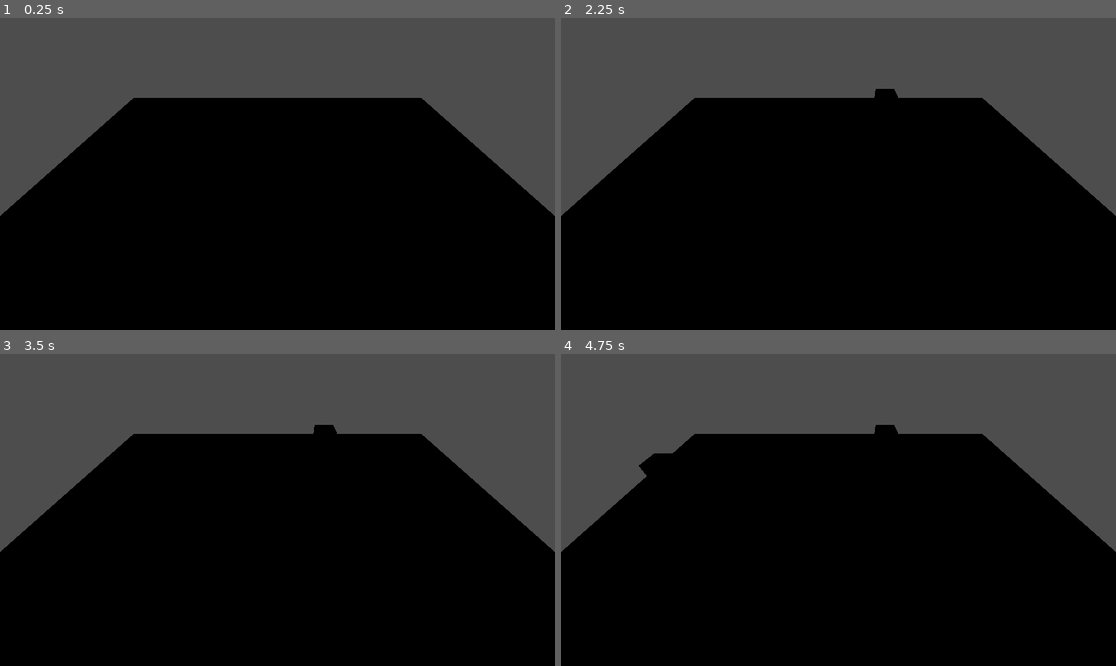
Above: before the commit, frames 1-4 (two rows, left to right).
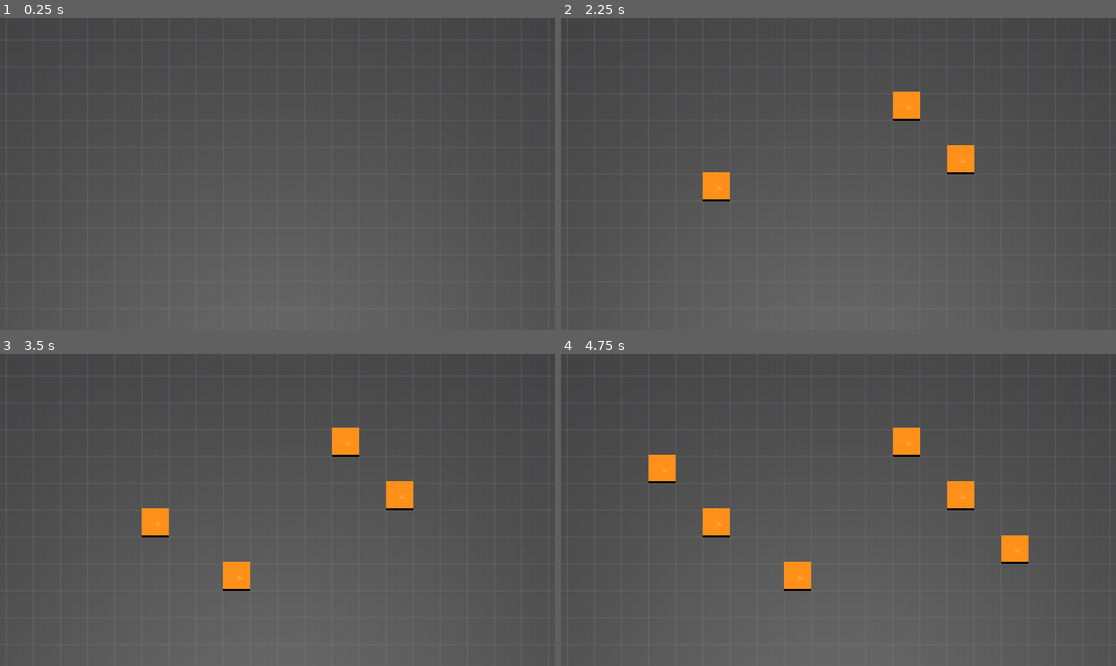
Above: after the commit, the same moments.

Repository: jorie100/Lander
Game: Godot game, scene res://scenes/DebugScene.tscn
Two runs of this game, one before a commit and one after it. Both use one fixed random seed, a clock stepped at 60 frames per second and the inputs below.
Inputs (mouse positions are in pixels of both pictures, inside the frame that each line leads up to):
- Up to frame 1 (0.25 s): no input
- Up to frame 2 (2.25 s): tap Enter at 0.5, 2 s; move the mouse to (960, 158) at 0.52 s; press the mouse at (960, 158) at 0.53 s; tap Space at 1.25 s; move the mouse to (727, 189) at 1.27 s; release the mouse at (727, 189) at 1.28 s; click (727, 189) at 1.35 s; move the mouse to (894, 105) at 2.02 s; press the mouse at (894, 105) at 2.03 s
- Up to frame 3 (3.5 s): tap Space at 2.75 s; move the mouse to (249, 572) at 2.77 s; release the mouse at (249, 572) at 2.78 s; click (249, 572) at 2.85 s
- Up to frame 4 (4.75 s): tap Enter at 3.5 s; move the mouse to (1005, 556) at 3.52 s; press the mouse at (1005, 556) at 3.53 s; tap Space at 4.25 s; move the mouse to (672, 463) at 4.27 s; release the mouse at (672, 463) at 4.28 s; click (672, 463) at 4.35 s

The runs differ from the first frame. In frame 1, 65% of the frame differs, in the area x 0-100%, y 24-100%; in frame 2, 65%; in frame 3, 65%; in frame 4, 65%, in the area x 0-100%, y 22-100%.

Commit message:
Changed to orthogonal camera

Diff:
--- a/scenes/DebugScene.tscn
+++ b/scenes/DebugScene.tscn
@@ -1,11 +1,19 @@
-[gd_scene load_steps=7 format=3 uid="uid://dsfwb1tquup73"]
+[gd_scene load_steps=9 format=3 uid="uid://dsfwb1tquup73"]
 
 [ext_resource type="PackedScene" uid="uid://cnijw8yrtcfhf" path="res://scenes/procedural/ProceduralPlane.tscn" id="1_16ih5"]
 [ext_resource type="PackedScene" uid="uid://dsfky4jfe0wdy" path="res://scenes/world/WorldGenerator.tscn" id="1_858cd"]
+[ext_resource type="Script" path="res://scripts/world/world_settings.gd" id="2_fuvli"]
 [ext_resource type="Material" uid="uid://bwvwtr6vftt3u" path="res://assets/prototype_materials/dark_floor.tres" id="2_rfy2p"]
 [ext_resource type="PackedScene" uid="uid://xq7h4o4vqbxv" path="res://scenes/player/MainCamera.tscn" id="4_gwgv0"]
 
-[sub_resource type="ArrayMesh" id="ArrayMesh_bsecv"]
+[sub_resource type="Resource" id="Resource_eckp6"]
+script = ExtResource("2_fuvli")
+width = 1000
+height = 1000
+floor_height = 0
+spawn_size = 18
+
+[sub_resource type="ArrayMesh" id="ArrayMesh_7mhdw"]
 _surfaces = [{
 "aabb": AABB(-8, 0, -8, 16, 1e-05, 16),
 "format": 34359742471,
@@ -18,22 +26,29 @@
 "vertex_data": PackedByteArray(0, 0, 0, 193, 0, 0, 0, 0, 0, 0, 0, 193, 0, 0, 0, 65, 0, 0, 0, 0, 0, 0, 0, 193, 0, 0, 0,  …(203 unchanged characters)…
 }]
 
-[sub_resource type="ConcavePolygonShape3D" id="ConcavePolygonShape3D_junmb"]
+[sub_resource type="ConcavePolygonShape3D" id="ConcavePolygonShape3D_sxwpt"]
 data = PackedVector3Array(-8, 0, -8, 8, 0, -8, 8, 0, 8, -8, 0, -8, 8, 0, 8, -8, 0, 8)
 
 [node name="DebugScene" type="Node"]
 
 [node name="WorldGenerator" parent="." instance=ExtResource("1_858cd")]
+world_settings = SubResource("Resource_eckp6")
 
 [node name="PlaneMesh" parent="." instance=ExtResource("1_16ih5")]
-mesh = SubResource("ArrayMesh_bsecv")
+mesh = SubResource("ArrayMesh_7mhdw")
 material = ExtResource("2_rfy2p")
 
 [node name="PlaneMesh_col" type="StaticBody3D" parent="PlaneMesh"]
 
 [node name="CollisionShape3D" type="CollisionShape3D" parent="PlaneMesh/PlaneMesh_col"]
-shape = SubResource("ConcavePolygonShape3D_junmb")
+shape = SubResource("ConcavePolygonShape3D_sxwpt")
 
 [node name="MainCamera" parent="." instance=ExtResource("4_gwgv0")]
+transform = Transform3D(1, 0, 0, 0, 0.14629, 0.989242, 0, -0.989242, 0.14629, 0, 60.9335, 3)
+size = 11.5
 
+[node name="DirectionalLight3D" type="DirectionalLight3D" parent="."]
+transform = Transform3D(-4.37114e-08, 1, 4.23516e-22, -1.31134e-07, -5.73206e-15, 1, 1, 4.37114e-08, 1.31134e-07, 0, -1.81285, 0)
+
+[connection signal="world_generated" from="WorldGenerator" to="PlaneMesh" method="_on_world_generator_world_generated"]
 [connection signal="builded" from="MainCamera" to="WorldGenerator" method="_on_main_camera_builded"]
--- a/scenes/player/MainCamera.tscn
+++ b/scenes/player/MainCamera.tscn
@@ -2,9 +2,7 @@
 
 [ext_resource type="Script" path="res://scripts/player/main_camera.gd" id="1_trxw6"]
 
-[node name="MainCamera" type="Node3D" node_paths=PackedStringArray("camera")]
+[node name="Camera3D" type="Camera3D"]
+transform = Transform3D(1, 0, 0, 0, 0.707107, 0.707107, 0, -0.707107, 0.707107, 0, 5, 3)
+projection = 1
 script = ExtResource("1_trxw6")
-camera = NodePath("Camera3D")
-
-[node name="Camera3D" type="Camera3D" parent="."]
-transform = Transform3D(1, 0, 0, 0, 0.707107, 0.707107, 0, -0.707107, 0.707107, 0, 5, 3)
--- a/scripts/player/main_camera.gd
+++ b/scripts/player/main_camera.gd
@@ -1,15 +1,12 @@
-extends Node3D
+extends Camera3D
 
 signal builded(build_position: Vector3)
-
-@export var camera: Camera3D
-
 
 func _input(event) -> void:
 	var raycast_result = raycast_from_camera(-1)
 	var mouse_3d_position = raycast_result.get("position")
 
-	if Input.is_action_pressed("build"):
+	if Input.is_action_pressed("build") and mouse_3d_position:
 		var mouse_position_fixed = mouse_3d_position
 		if mouse_position_fixed.x < 0:
 			mouse_position_fixed.x += -1
@@ -23,8 +20,8 @@
 func raycast_from_camera(collider_mask) -> Dictionary:
 	var mouse_pos = get_viewport().get_mouse_position()
 	var ray_length = 100
-	var from = camera.project_ray_origin(mouse_pos)
-	var to = from + camera.project_ray_normal(mouse_pos) * ray_length
+	var from = project_ray_origin(mouse_pos)
+	var to = from + project_ray_normal(mouse_pos) * ray_length
 	var space = get_world_3d().direct_space_state
 	var ray_query = PhysicsRayQueryParameters3D.new()
 	if collider_mask != -1:
--- a/scripts/procedural/procedural_plane.gd
+++ b/scripts/procedural/procedural_plane.gd
@@ -71,3 +71,6 @@
 	for child in get_children():
 		child.queue_free()
 	update = true
+
+func _on_world_generator_world_generated(world):
+	update_size(world.width,world.height)
